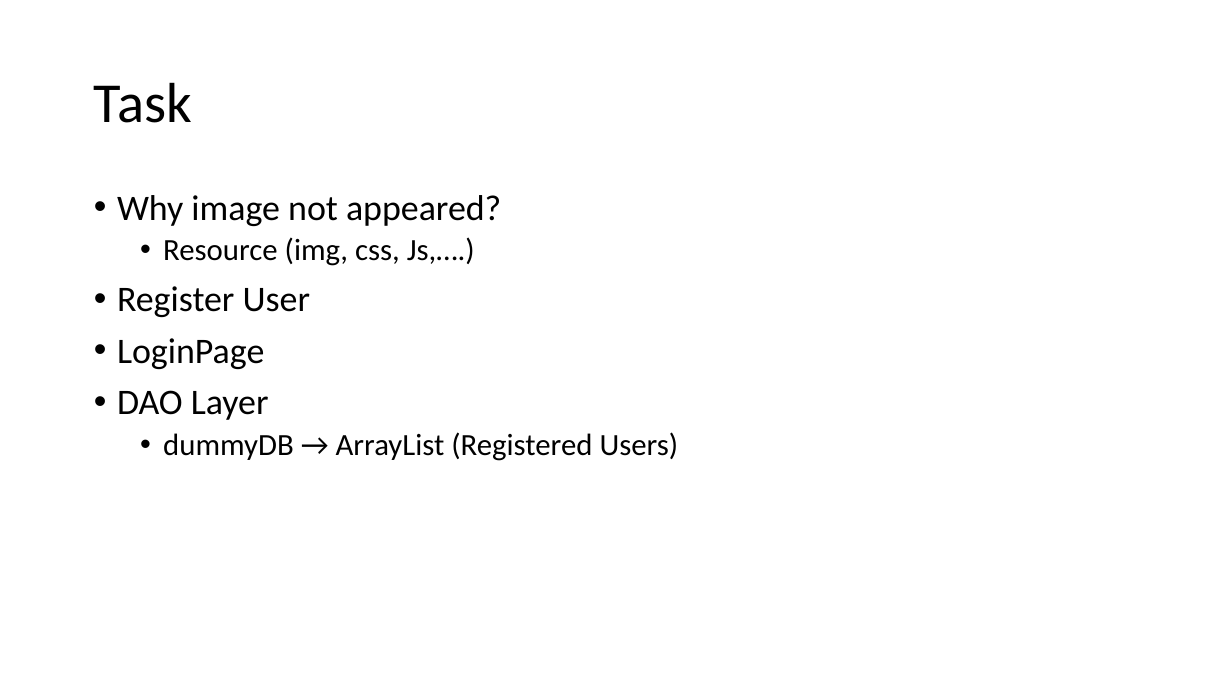
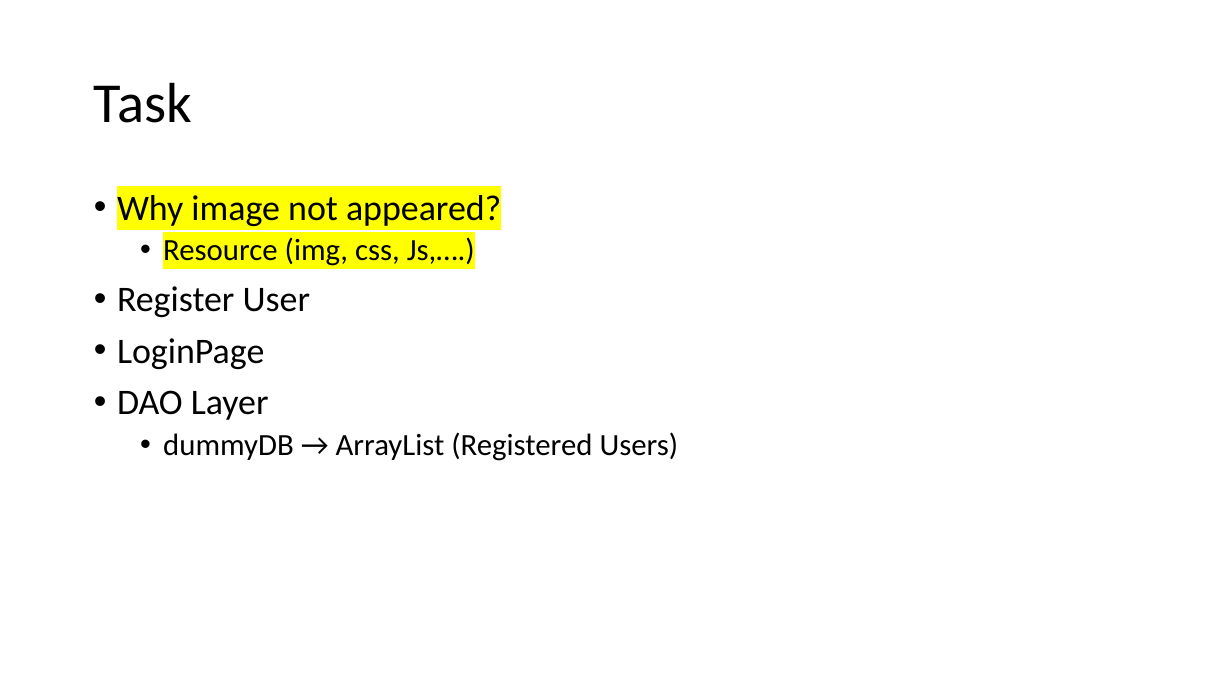
Before and after one commit to sharmilasimhadri/pod_trg, a slide deck: slide 19 of notes.pptx. Drawn at 1232x693 pixels with LibreOffice and Linux fonts; fonts in the diff are those of the drawing. Boxes give left, top, right and bottom in pixels: in the first picture for what was removed or moved away, otherwise in the second. Text is boxed around its words. In the diff, an @@ line names an element or a change of style, - is before the commit and + after.

```diff
--- a/notes.pptx
+++ b/notes.pptx
@@ text at [117, 195, 501, 266]: highlight none to #FFFF00 in "Why image not appeared?", "Resource (img, css, Js,….)" @@
```
Also in this commit, not shown: 1 other slide changed, 14 slides added, 1 other file.
